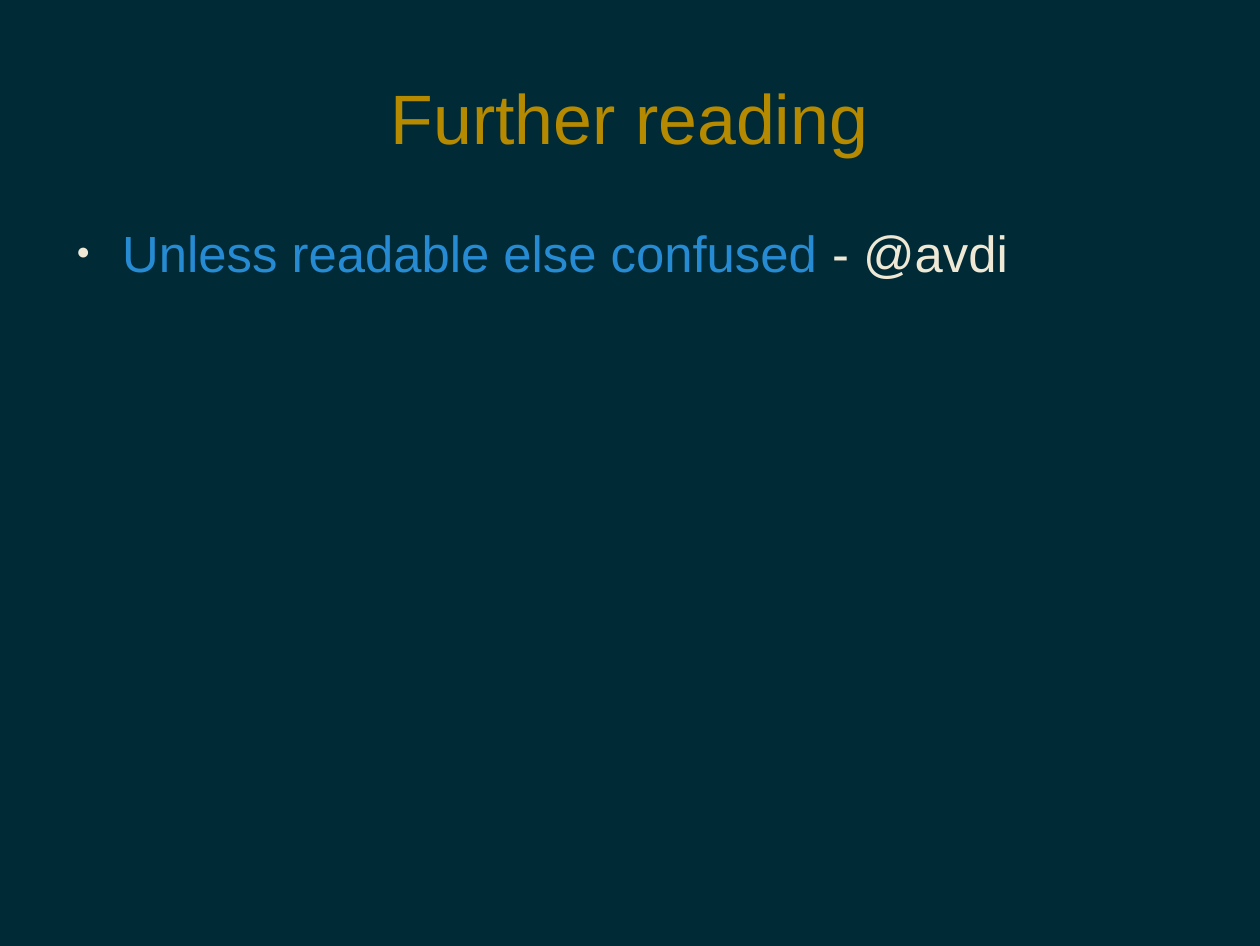
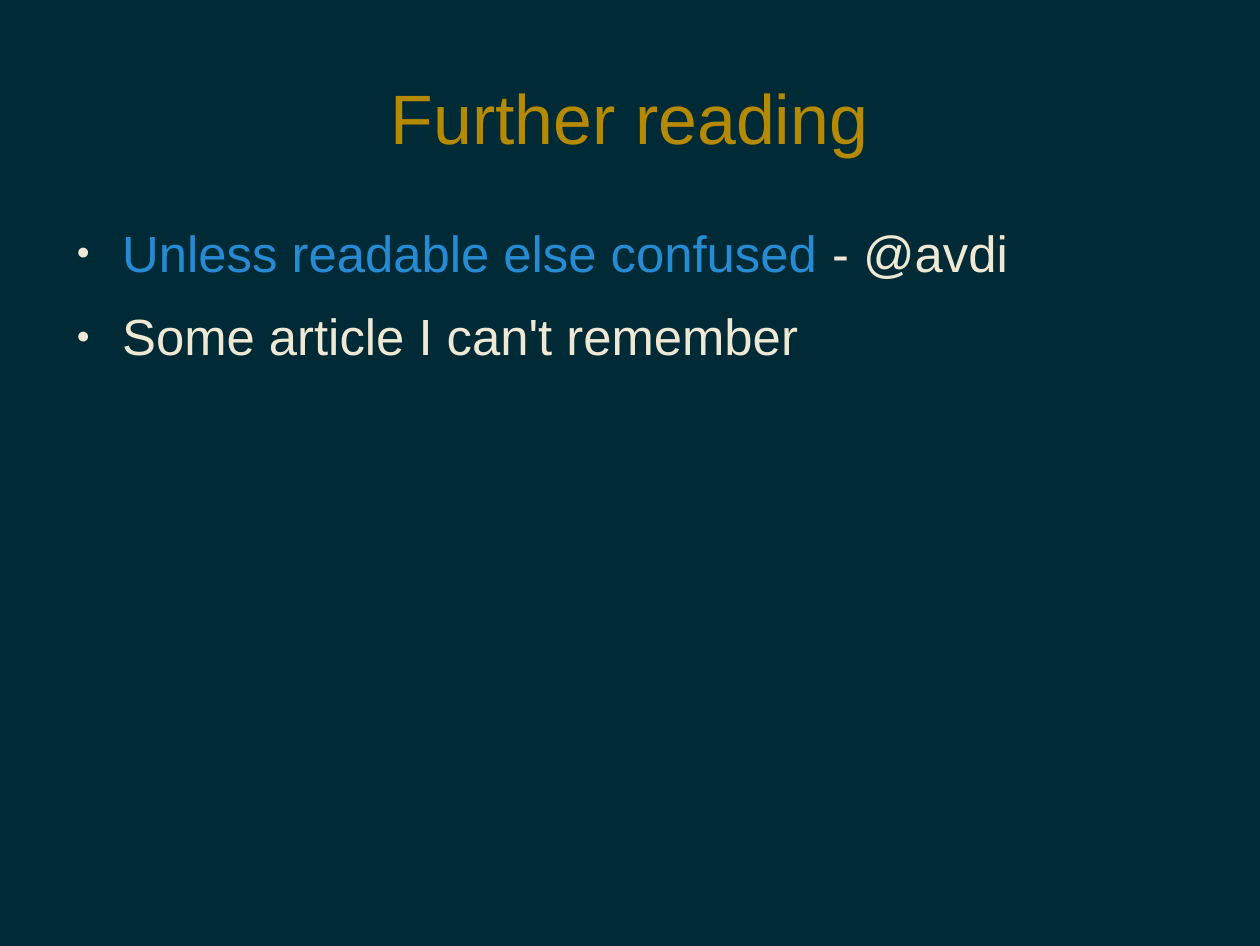
Before and after one commit to pdg137/always-default-to-false, a slide deck: slide 10 of always-default-to-false.odp (slide 9 before the commit). Drawn at 1260x946 pixels with LibreOffice and Linux fonts; fonts in the diff are those of the drawing. Boxes give left, top, right and bottom in pixels: in the first picture for what was removed or moved away, otherwise in the second. Text is boxed around its words. In the diff, an @@ line names an element or a change of style, - is before the commit and + after.

```diff
--- a/always-default-to-false.odp
+++ b/always-default-to-false.odp
@@ text at box(122, 318, 798, 356): paragraph added @@
+● Some article I can't remember
```
Also in this commit, not shown: 3 other slides changed, 1 slide added.
